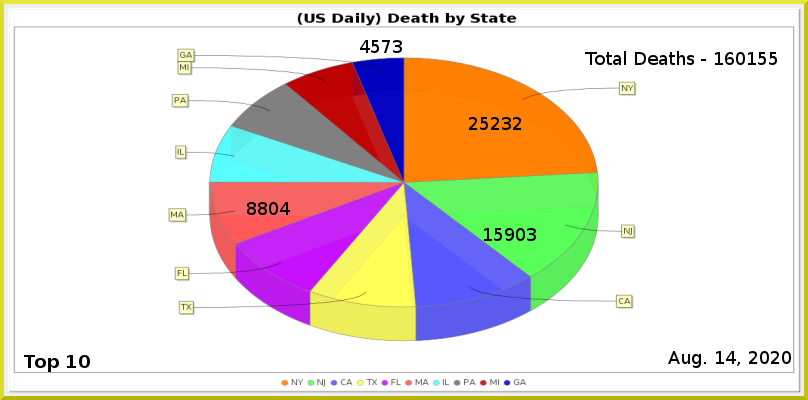
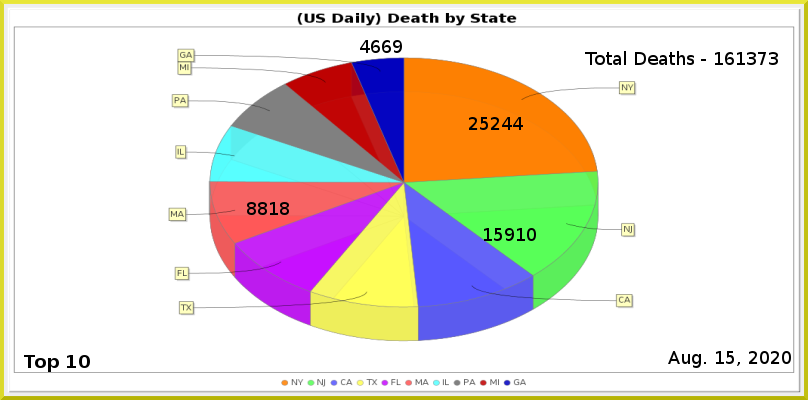
Two versions of the same layered image (808x400). Layer-by-layer changes:
painted on "Least" over <box>371,40,402,53</box>
painted on "MA" over <box>269,202,290,215</box>
painted on "NJ" over <box>516,228,536,241</box>
painted on "NY" over <box>502,117,523,130</box>
renamed "Total Deaths - 160155" to "Total Deaths - 161373", painted on it over <box>736,52,778,65</box>
painted on "Current Date" over <box>726,351,736,364</box>
painted on "Death_by_State.png" over <box>168,48,637,342</box>
